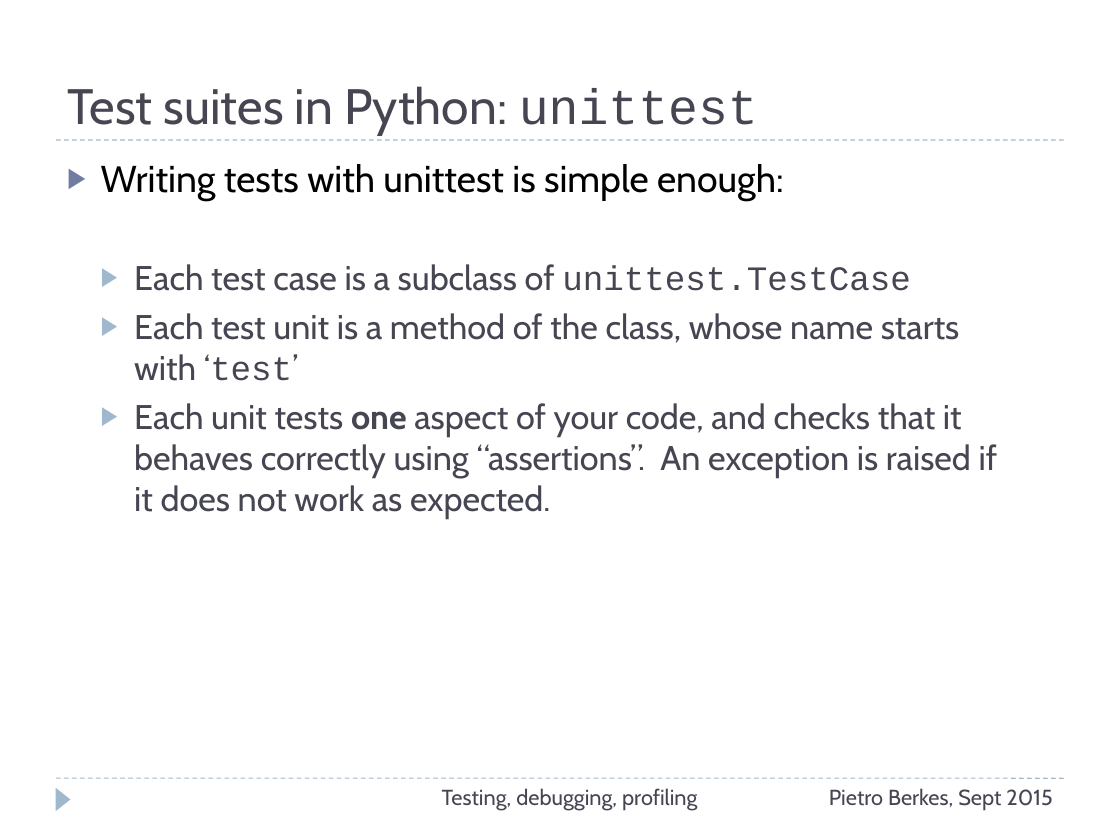
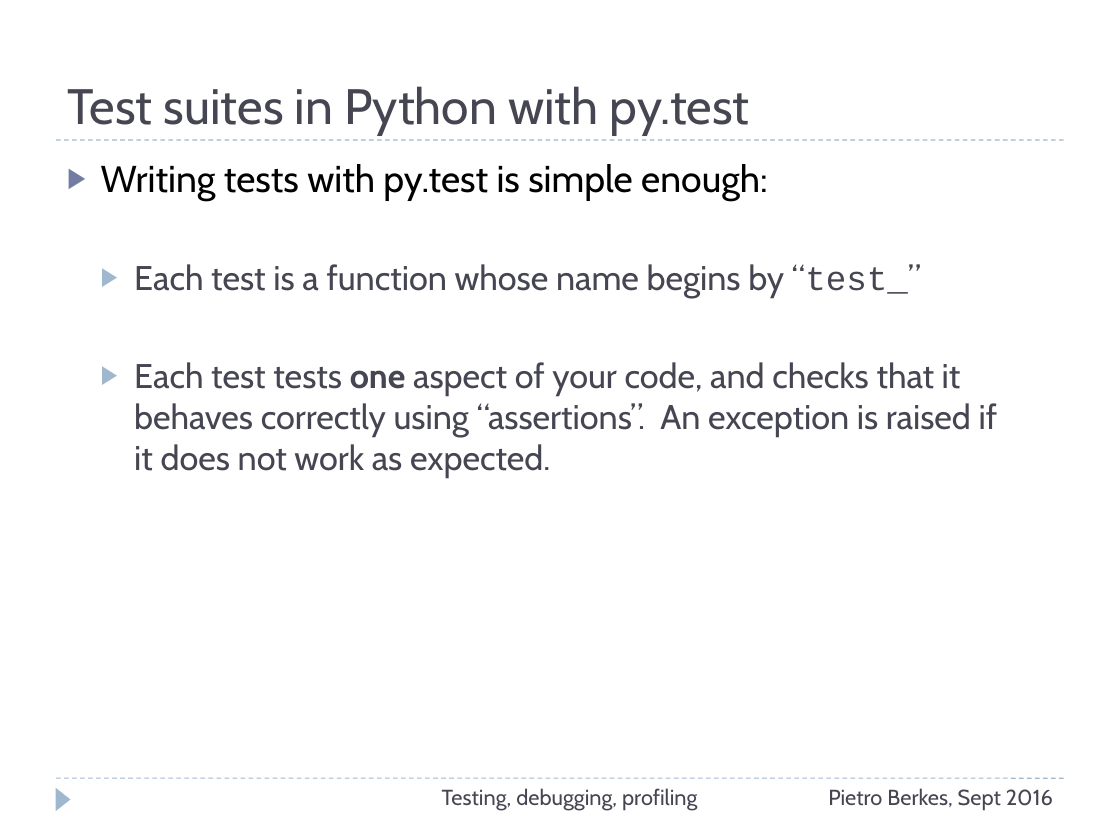
Before and after one commit to ASPP/testing_debugging_profiling, a slide deck: slide 22 of testing-debugging-profiling.pptx (slide 20 before the commit). Drawn at 1120x840 pixels with LibreOffice and Linux fonts; fonts in the diff are those of the drawing. Boxes give left, top, right and bottom in pixels: in the first picture for what was removed or moved away, otherwise in the second. Text is boxed around its words. In the diff, an @@ line names an element or a change of style, - is before the commit and + after.

```diff
--- a/testing-debugging-profiling.pptx
+++ b/testing-debugging-profiling.pptx
@@ title at (67,86,750,134): text changed @@
-Test suites in Python: unittest
+Test suites in Python with py.test
@@ text at (101,164,998,478): text changed @@
-▶ Writing tests with unittest is simple enough:
-  ▶ Each test case is a subclass of unittest.TestCase
-  ▶ Each test unit is a method of the class, whose name starts with ‘test’
-  ▶ Each unit tests one aspect of your code, and checks that it behaves correctly using “assertions”. An exception is raised if it does not work as expected.
+▶ Writing tests with py.test is simple enough:
+  ▶ Each test is a function whose name begins by “test_”
+  ▶ Each test tests one aspect of your code, and checks that it behaves correctly using “assertions”. An exception is raised if it does not work as expected.
@@ text at (828,788,1053,811): text changed @@
-Pietro Berkes, Sept 2015
+Pietro Berkes, Sept 2016
```
Also in this commit, not shown: 75 other slides changed, 4 slides added, 2 slides removed, 1 other file.
